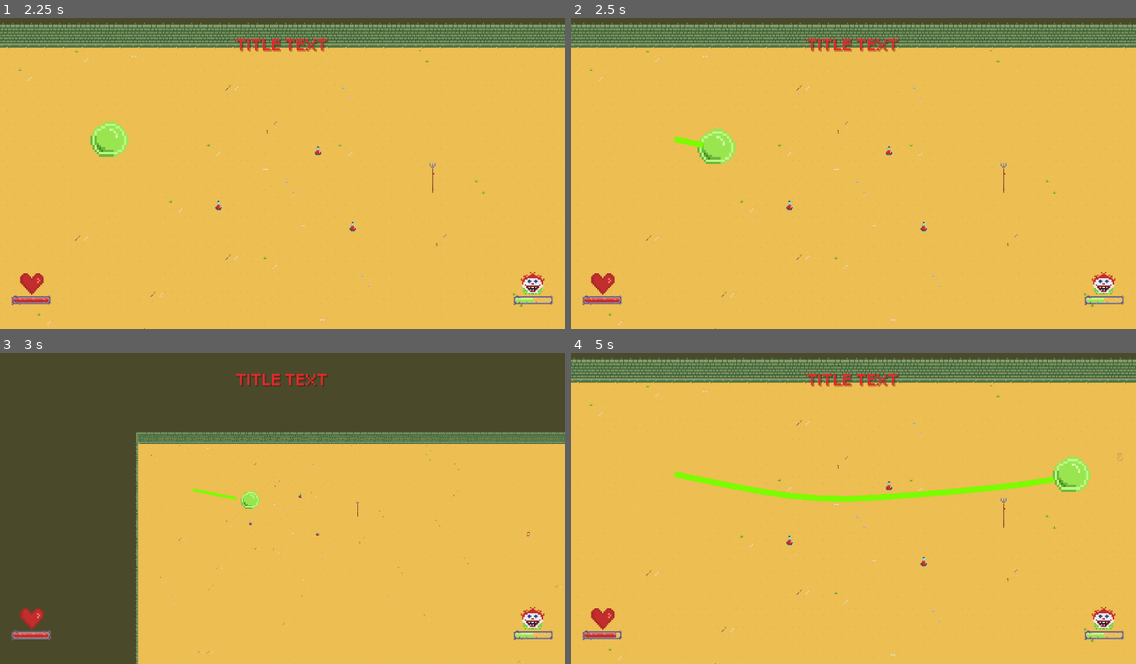
Above: before the commit, frames 1-4 (two rows, left to right).
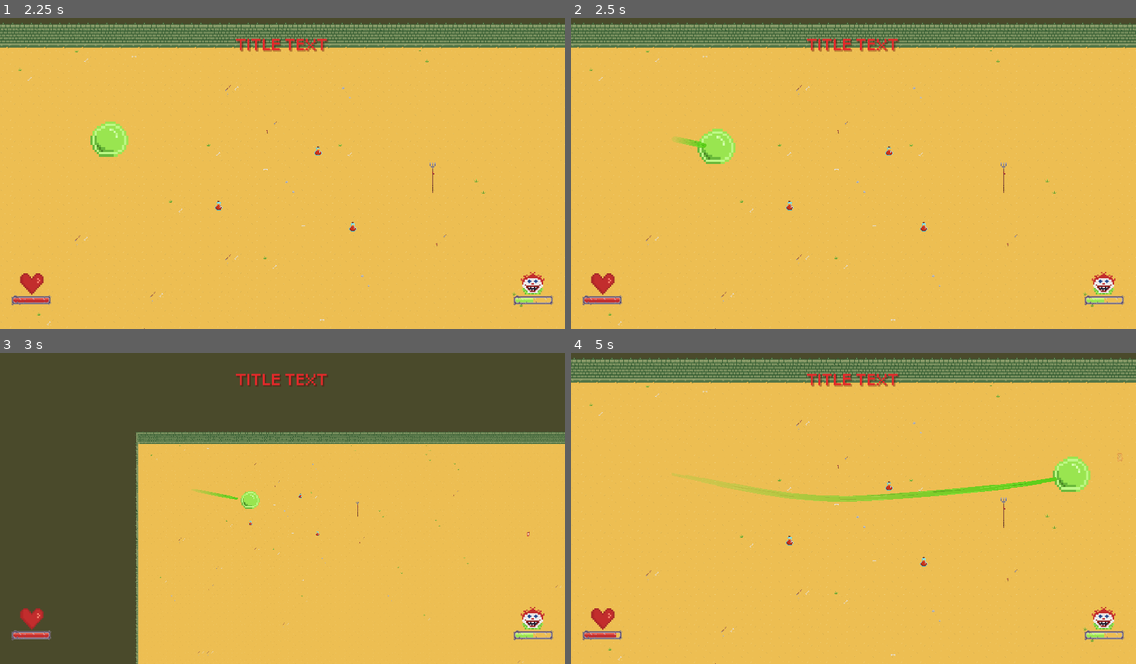
Above: after the commit, the same moments.

Repository: dev-cyprium/global-game-jam-game
Game: Godot game, scene res://world.tscn
Two runs of this game, one before a commit and one after it. Both use one fixed random seed, a clock stepped at 60 frames per second and the inputs below.
Inputs:
- Up to frame 1 (2.25 s): hold D (right) 0.53-1.28 s; tap X (spear) at 0.6, 2.1 s; tap Enter at 1.25 s; hold S (down) 1.28-2.03 s; tap Z (zoom) at 1.35 s; tap Space at 2 s; hold D (right) from 2.03 s (still down)
- Up to frame 2 (2.5 s): keep holding D (right)
- Up to frame 3 (3 s): release D (right) at 2.78 s; hold W (up) from 2.78 s (still down); tap Z (zoom) at 2.85 s
- Up to frame 4 (5 s): release W (up) at 3.53 s; hold A (left) from 3.53 s (still down); tap X (spear) at 3.6 s; tap Z (zoom) at 4.35 s

Frame 1 is identical in both runs. In frame 2, 0.1% of the frame differs, in the area x 18-24%, y 38-42%; in frame 3, less than 0.1%; in frame 4, 1.3%, in the area x 18-86%, y 38-48%.

Commit message:
added texture to trails

Diff:
--- a/enemy.gd
+++ b/enemy.gd
@@ -8,6 +8,8 @@
 @export var dmg:float = 10.0
 @export var hp:float = 100.0
 
+
+var trail_scene : PackedScene = preload("res://enemy_trail/trail.tscn")
 @export var marker: PackedScene
 var camera: Camera2D
 @onready var attack = $Attack
@@ -94,9 +96,9 @@
 		Attacks.CHASE:
 			$Chase.start()
 			state = State.CHASE
-			var trail = Line2D.new()
-			trail.width = 10
-			trail.default_color = Color.LAWN_GREEN
+			var trail = trail_scene.instantiate() as Line2D
+			#trail.width = 10
+			#trail.default_color = Color.LAWN_GREEN
 			%Trails.add_child(trail)
 			trails.append(trail)
 			current_target = player
--- /dev/null
+++ b/enemy_trail/trail.gd
@@ -0,0 +1,5 @@
+extends Line2D
+
+
+func _on_timer_timeout():
+	self.queue_free()
--- /dev/null
+++ b/enemy_trail/trail.tscn
@@ -0,0 +1,16 @@
+[gd_scene load_steps=3 format=3 uid="uid://brgknmdepcfe3"]
+
+[ext_resource type="Texture2D" uid="uid://dmpivhp2oka6l" path="res://assets/addons/trail.png" id="1_4murr"]
+
+[sub_resource type="Gradient" id="Gradient_j0cso"]
+interpolation_mode = 2
+colors = PackedColorArray(0.52549, 0.952941, 0.505882, 0.152941, 0.6, 0.898039, 0.313726, 1)
+
+[node name="Trail" type="Line2D"]
+default_color = Color(0.6, 0.898039, 0.313726, 1)
+gradient = SubResource("Gradient_j0cso")
+texture = ExtResource("1_4murr")
+texture_mode = 2
+joint_mode = 2
+begin_cap_mode = 2
+end_cap_mode = 2
Binary file added: assets/addons/trail.png
Not shown, added: assets/addons/trail.png.import
